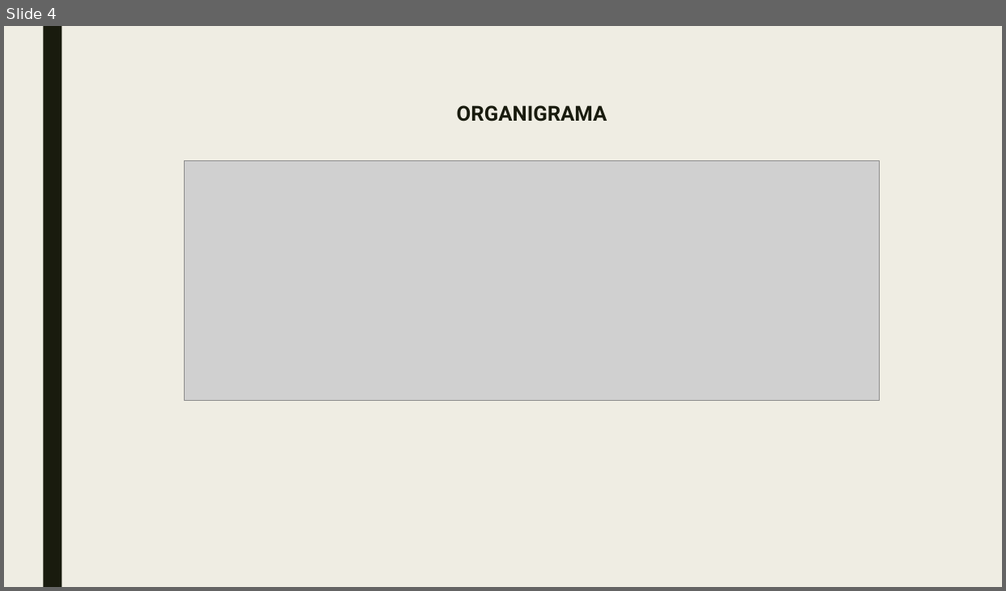
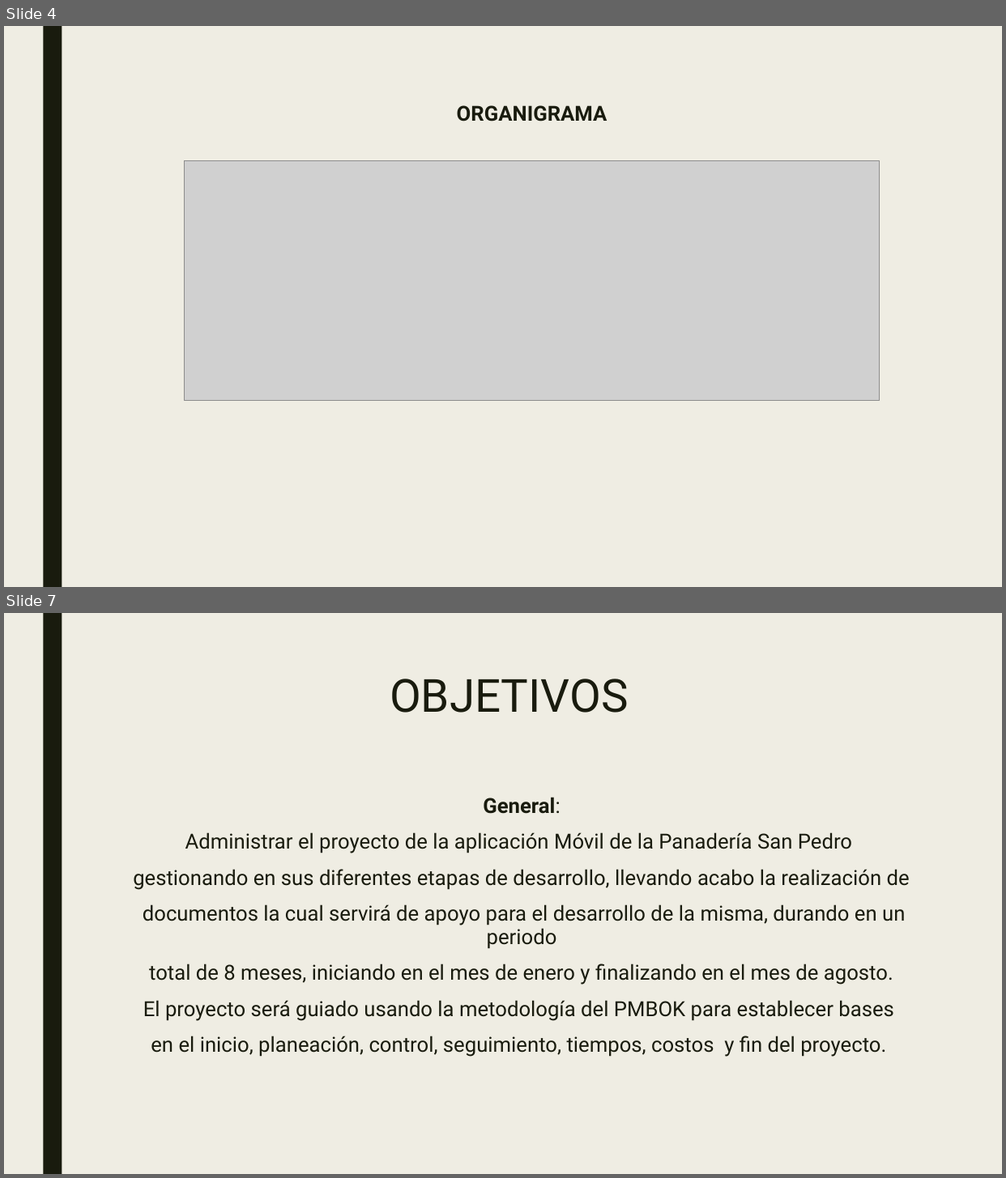
Before and after one commit to SM-ROOT/SM-ROOT, a slide deck: 9°A/Integradora/diapositiva/SM-ROOT_APPMO-SP.pptx. Shown one above the other, each under a label of ours: slide 4 before the commit, slides 4 and 7 after it; the slides between them are not shown. The pictures are 1006x591 and 1006x1178 pixels, drawn with LibreOffice and Linux fonts; fonts in the diff are those of the drawing; grey boxes stand for pictures. Boxes give left, top, right and bottom in pixels: in the first picture for what was removed or moved away, otherwise in the second. Text is boxed around its words. In the diff, an @@ line names an element or a change of style, - is before the commit and + after.

```diff
--- a/9°A/Integradora/diapositiva/SM-ROOT_APPMO-SP.pptx
+++ b/9°A/Integradora/diapositiva/SM-ROOT_APPMO-SP.pptx
@@ slide 7 added at [4, 613, 1002, 1174], background #EFEDE3; not listed: 1 template element that a slide beside it also shows @@
@@ title added at [390, 679, 629, 713], 44 pt, text #191B0E @@
+OBJETIVOS
@@ text added at [133, 797, 910, 1057], 20 pt, text #191B0E @@
+General:
+Administrar el proyecto de la aplicación Móvil de la Panadería San Pedro
+gestionando en sus diferentes etapas de desarrollo, llevando acabo la realización de
+documentos la cual servirá de apoyo para el desarrollo de la misma, durando en un periodo
+total de 8 meses, iniciando en el mes de enero y finalizando en el mes de agosto.
+El proyecto será guiado usando la metodología del PMBOK para establecer bases
+en el inicio, planeación, control, seguimiento, tiempos, costos y fin del proyecto.
```
Also in this commit, not shown: 2 slides changed, 16 other slides added, 1 slide removed, 3 other files.
